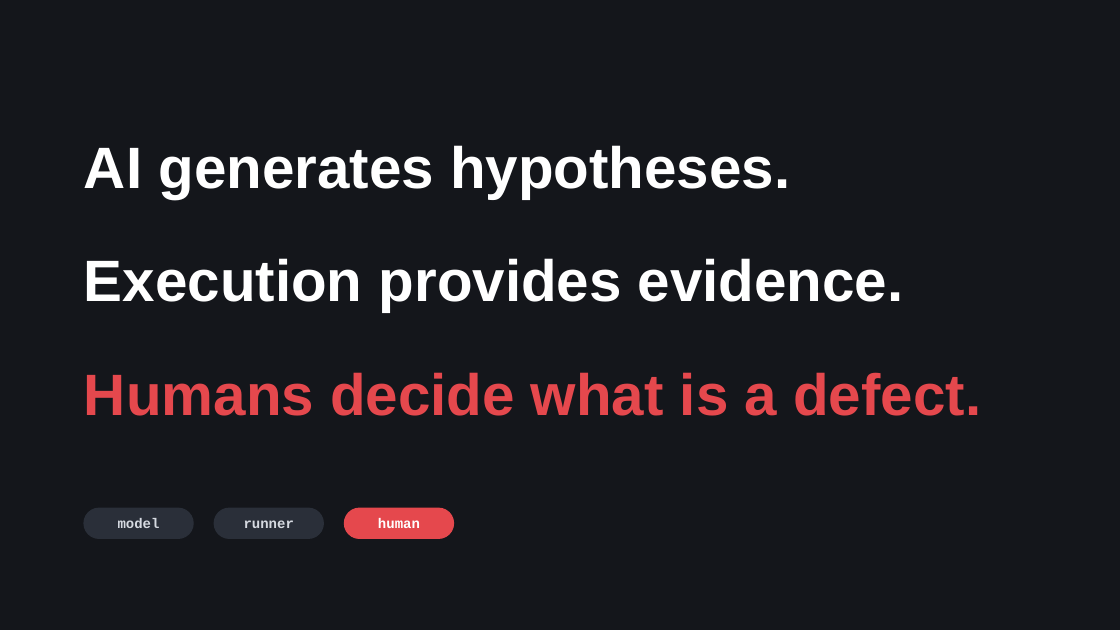
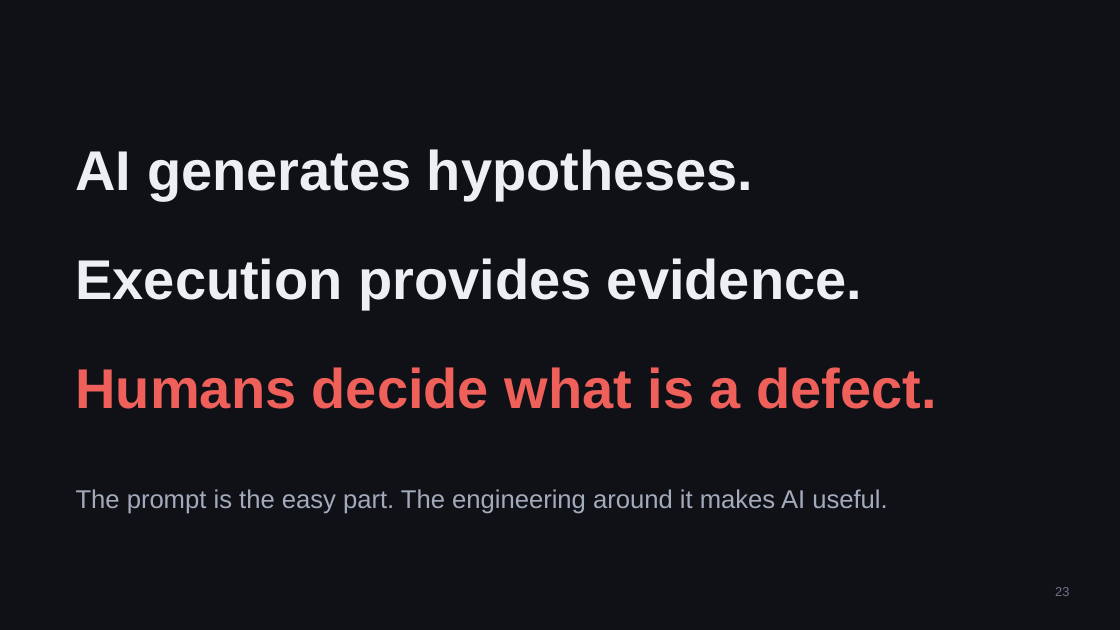
Before and after one commit to vidyarathna/break-my-api, a slide deck: slide 23 of slides/Break-My-API.pptx (slide 13 before the commit). Drawn at 1120x630 pixels with LibreOffice and Linux fonts; fonts in the diff are those of the drawing; background and template pictures are left out. Boxes give left, top, right and bottom in pixels: in the first picture for what was removed or moved away, otherwise in the second. Text is boxed around its words. In the diff, an @@ line names an element or a change of style, - is before the commit and + after.

Commit message:
Reframe deck for event theme; add feedback slide and Prompt 1 run

```diff
--- a/slides/Break-My-API.pptx
+++ b/slides/Break-My-API.pptx
@@ background #14161B to picture (left out) @@
@@ text "AI generates hypotheses." at box(76, 149, 753, 200): size 50 to 48 pt, text colour #FFFFFF to #EDEFF4 @@
@@ text "AI generates hypotheses.": place and size @@
-text "AI generates hypotheses." at box(84, 145, 790, 199)
+text "AI generates hypotheses." at box(76, 149, 753, 200)
@@ text "Execution provides evidence.": place and size @@
-text "Execution provides evidence." at box(84, 258, 904, 312)
+text "Execution provides evidence." at box(76, 258, 862, 309)
@@ text "Execution provides evidence." at box(76, 258, 862, 309): size 50 to 48 pt, text colour #FFFFFF to #EDEFF4 @@
@@ text "Humans decide what is a ...": place and size @@
-text "Humans decide what is a ..." at box(84, 372, 981, 416)
+text "Humans decide what is a ..." at box(76, 367, 936, 409)
@@ text "Humans decide what is a ..." at box(76, 367, 936, 409): size 50 to 48 pt, text colour #E5484D to #F0605A @@
@@ text added at box(76, 489, 887, 514), 22 pt, text #A3AABB @@
+The prompt is the easy part. The engineering around it makes AI useful.
@@ rounded rectangle removed at box(84, 508, 193, 539) @@
@@ rounded rectangle removed at box(214, 508, 323, 539) @@
@@ rounded rectangle removed at box(344, 508, 454, 539) @@
@@ text removed at box(118, 518, 160, 528) @@
-model
@@ text removed at box(244, 520, 294, 528) @@
-runner
@@ text removed at box(378, 518, 420, 528) @@
-human
@@ text added at box(1055, 587, 1069, 596), 11 pt, text #6E7589 @@
+23
```
Also in this commit, not shown: 4 other slides changed, 21 slides added, 10 slides removed, 2 other files.
